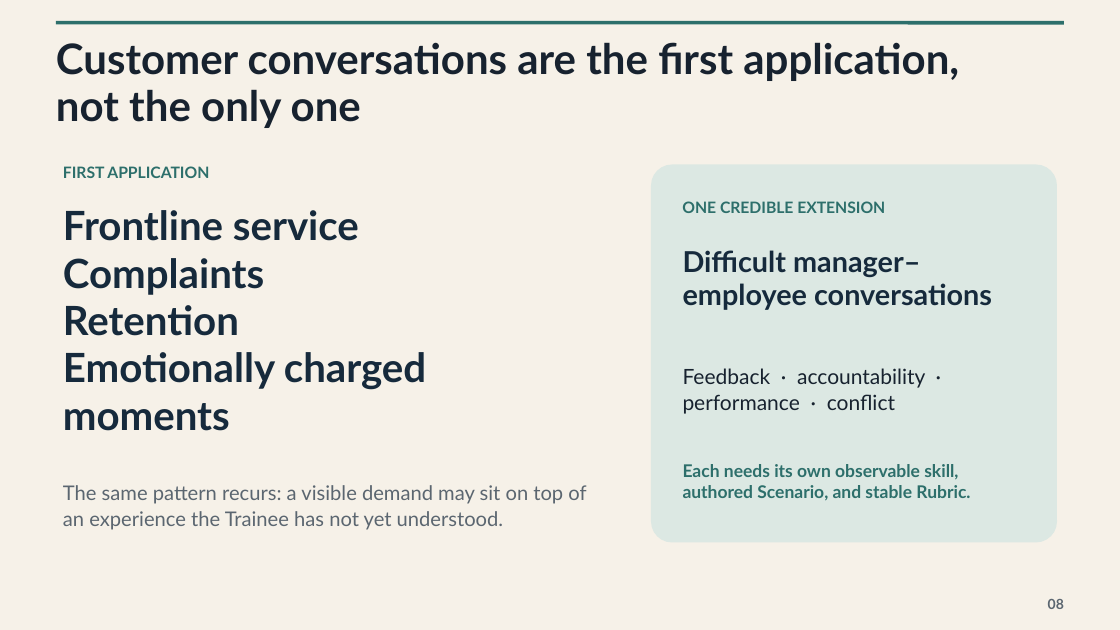
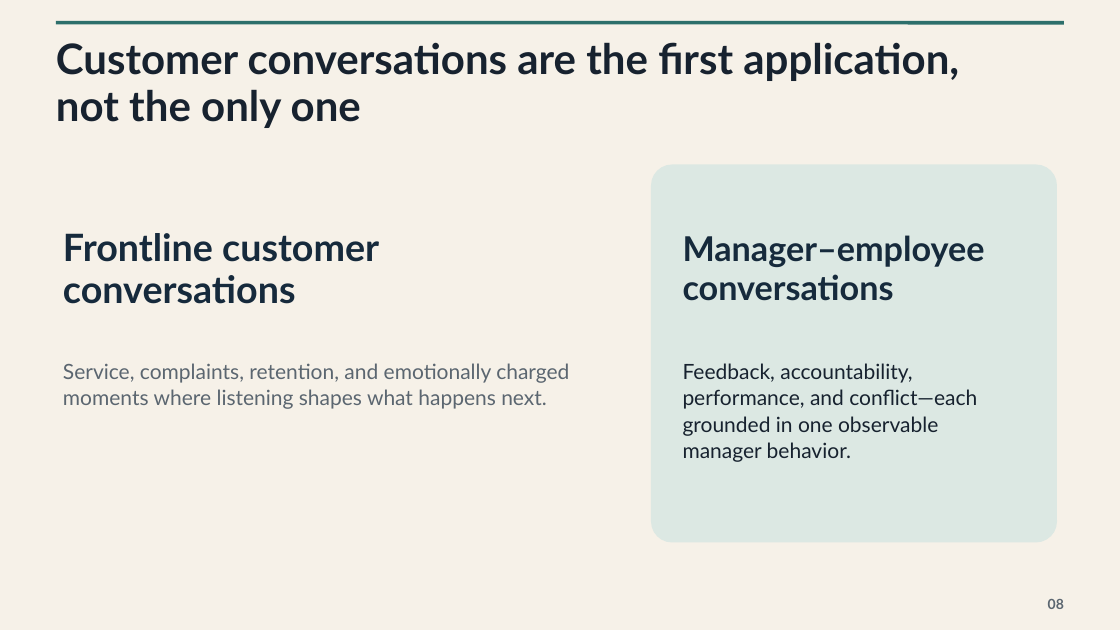
Before and after one commit to Peeb-Dalpeeb/conversation_practice, a slide deck: slide 8 of Conversation-Practice-Executive-Demo.pptx. Drawn at 1120x630 pixels with LibreOffice and Linux fonts; fonts in the diff are those of the drawing. Boxes give left, top, right and bottom in pixels: in the first picture for what was removed or moved away, otherwise in the second. Text is boxed around its words. In the diff, an @@ line names an element or a change of style, - is before the commit and + after.

```diff
--- a/Conversation-Practice-Executive-Demo.pptx
+++ b/Conversation-Practice-Executive-Demo.pptx
@@ text removed at (63, 166, 209, 178) @@
-FIRST APPLICATION
@@ text removed at (682, 201, 885, 213) @@
-ONE CREDIBLE EXTENSION
@@ text "Frontline customer" at (63, 233, 379, 304): vertical alignment top to middle @@
@@ text at (63, 233, 379, 304): text changed; size 34.5 to 32.2 pt @@
-Frontline service
-Complaints
-Retention
-Emotionally charged moments
+Frontline customer
+conversations
@@ text "Manager–employee" at (683, 235, 985, 301): vertical alignment top to middle @@
@@ text at (683, 235, 985, 301): text changed; size 24.7 to 29.2 pt @@
-Difficult manager–employee conversations
+Manager–employee
+conversations
@@ text added at (63, 363, 569, 409), 18 pt, text #5B6670 @@
+Service, complaints, retention, and emotionally charged moments where listening shapes what happens next.
@@ text at (683, 363, 977, 462): text changed @@
-Feedback · accountability · performance · conflict
+Feedback, accountability, performance, and conflict—each grounded in one observable manager behavior.
@@ text removed at (683, 464, 970, 500) @@
-Each needs its own observable skill, authored Scenario, and stable Rubric.
@@ text removed at (63, 485, 586, 530) @@
-The same pattern recurs: a visible demand may sit on top of an experience the Trainee has not yet understood.
```
Also in this commit, not shown: 6 other slides changed, 1 slide added, 1 slide removed.
